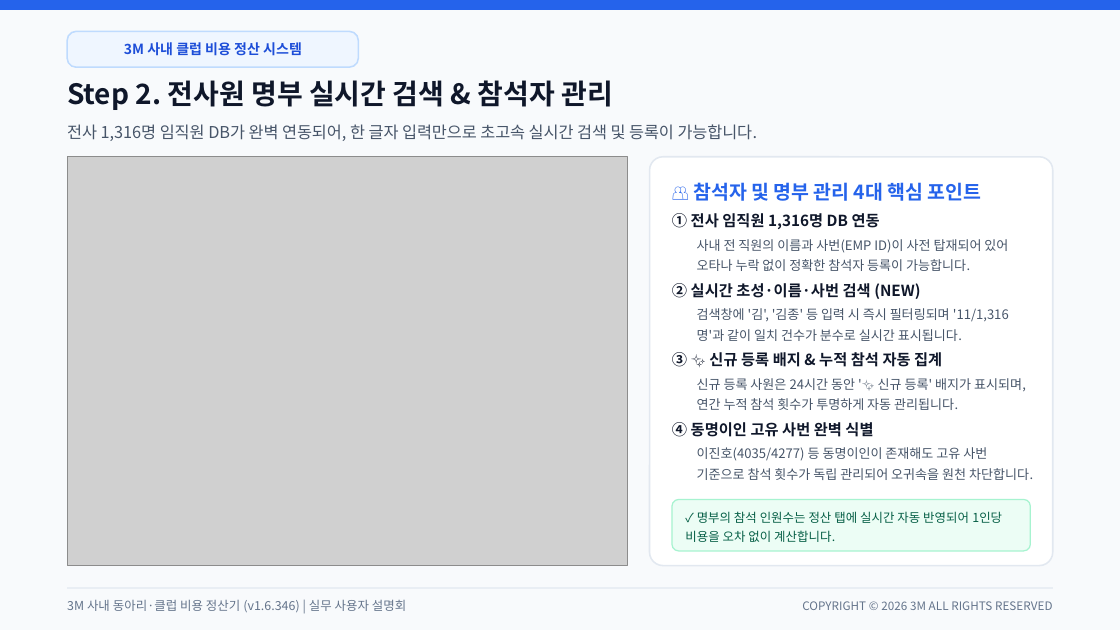
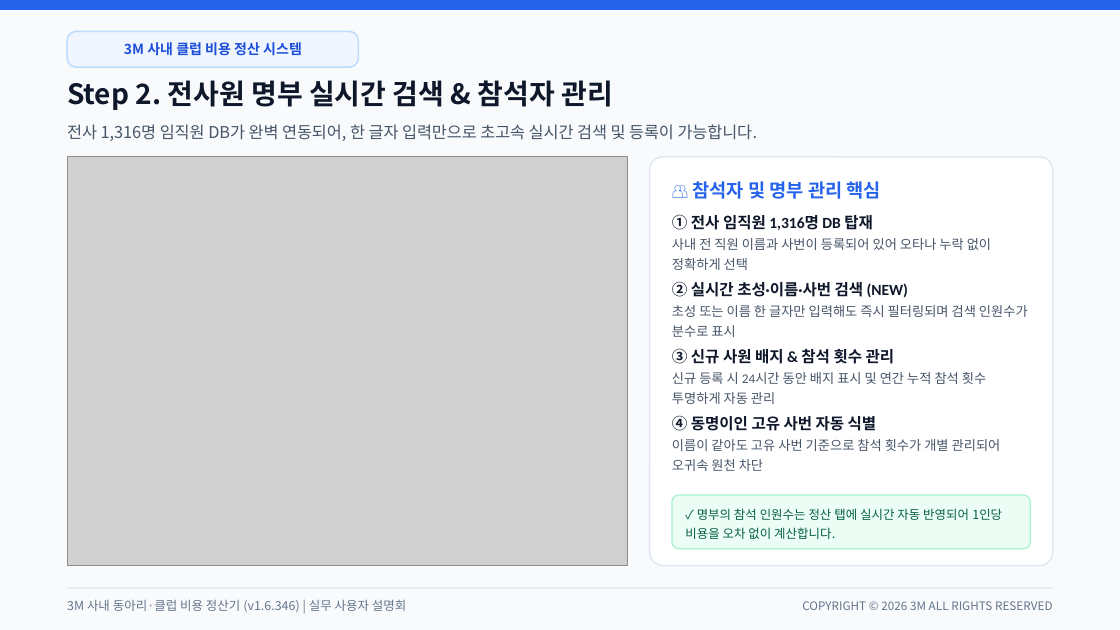
Before and after one commit to gochujangs33-dot/Club-expense, a slide deck: slide 4 of 3M_사내_클럽_비용_정산_시스템_사용_설명회.pptx. Drawn at 1120x630 pixels with LibreOffice and Linux fonts; fonts in the diff are those of the drawing; grey boxes stand for pictures. Boxes give left, top, right and bottom in pixels: in the first picture for what was removed or moved away, otherwise in the second. Text is boxed around its words. In the diff, an @@ line names an element or a change of style, - is before the commit and + after.

```diff
--- a/3M_사내_클럽_비용_정산_시스템_사용_설명회.pptx
+++ b/3M_사내_클럽_비용_정산_시스템_사용_설명회.pptx
@@ text at (693,181,881,199): text changed; size 12.5 to 12 pt @@
-👥 참석자 및 명부 관리 4대 핵심 포인트
+👥 참석자 및 명부 관리 핵심
@@ text at (672,214,991,270): text changed; size 9.8 to 8.5 pt; font Noto Sans CJK KR to Calibri; text colour #0F172A to #475569; bold off @@
-① 전사 임직원 1,316명 DB 연동
+① 전사 임직원 1,316명 DB 탑재
+사내 전 직원 이름과 사번이 등록되어 있어 오타나 누락 없이 정확하게 선택
@@ vertical alignment middle to top in 4 elements at (672,214,991,270), (672,415,1001,471), (672,348,986,404), (672,281,1028,337) @@
@@ text at (672,281,1028,337): text changed; size 8.4 to 8.5 pt; font Noto Sans CJK KR to Calibri @@
-사내 전 직원의 이름과 사번(EMP ID)이 사전 탑재되어 있어 오타나 누락 없이 정확한 참석자 등록이 가능합니다.
+② 실시간 초성·이름·사번 검색 (NEW)
+초성 또는 이름 한 글자만 입력해도 즉시 필터링되며 검색 인원수가 분수로 표시
@@ text removed at (672,283,920,299) @@
-② 실시간 초성·이름·사번 검색 (NEW)
@@ text removed at (697,308,1009,341) @@
-검색창에 '김', '김종' 등 입력 시 즉시 필터링되며 '11/1,316명'과 같이 일치 건수가 분수로 실시간 표시됩니다.
@@ text at (672,348,986,404): text changed; size 8.4 to 8.5 pt; font Noto Sans CJK KR to Calibri @@
-신규 등록 사원은 24시간 동안 '✨ 신규 등록' 배지가 표시되며, 연간 누적 참석 횟수가 투명하게 자동 관리됩니다.
+③ 신규 사원 배지 & 참석 횟수 관리
+신규 등록 시 24시간 동안 배지 표시 및 연간 누적 참석 횟수 투명하게 자동 관리
@@ text removed at (672,352,942,367) @@
-③ ✨ 신규 등록 배지 & 누적 참석 자동 집계
@@ text at (672,415,1001,471): text changed; size 8.4 to 8.5 pt; font Noto Sans CJK KR to Calibri @@
-이진호(4035/4277) 등 동명이인이 존재해도 고유 사번 기준으로 참석 횟수가 독립 관리되어 오귀속을 원천 차단합니다.
+④ 동명이인 고유 사번 자동 식별
+이름이 같아도 고유 사번 기준으로 참석 횟수가 개별 관리되어 오귀속 원천 차단
@@ text removed at (672,422,873,437) @@
-④ 동명이인 고유 사번 완벽 식별
@@ rounded rectangle: place and size @@
-rounded rectangle at (672,500,1030,551)
+rounded rectangle at (672,495,1030,549)
@@ rounded rectangle at (672,495,1030,549): proportions changed @@
```
Also in this commit, not shown: 9 other slides changed, 1 other file.
